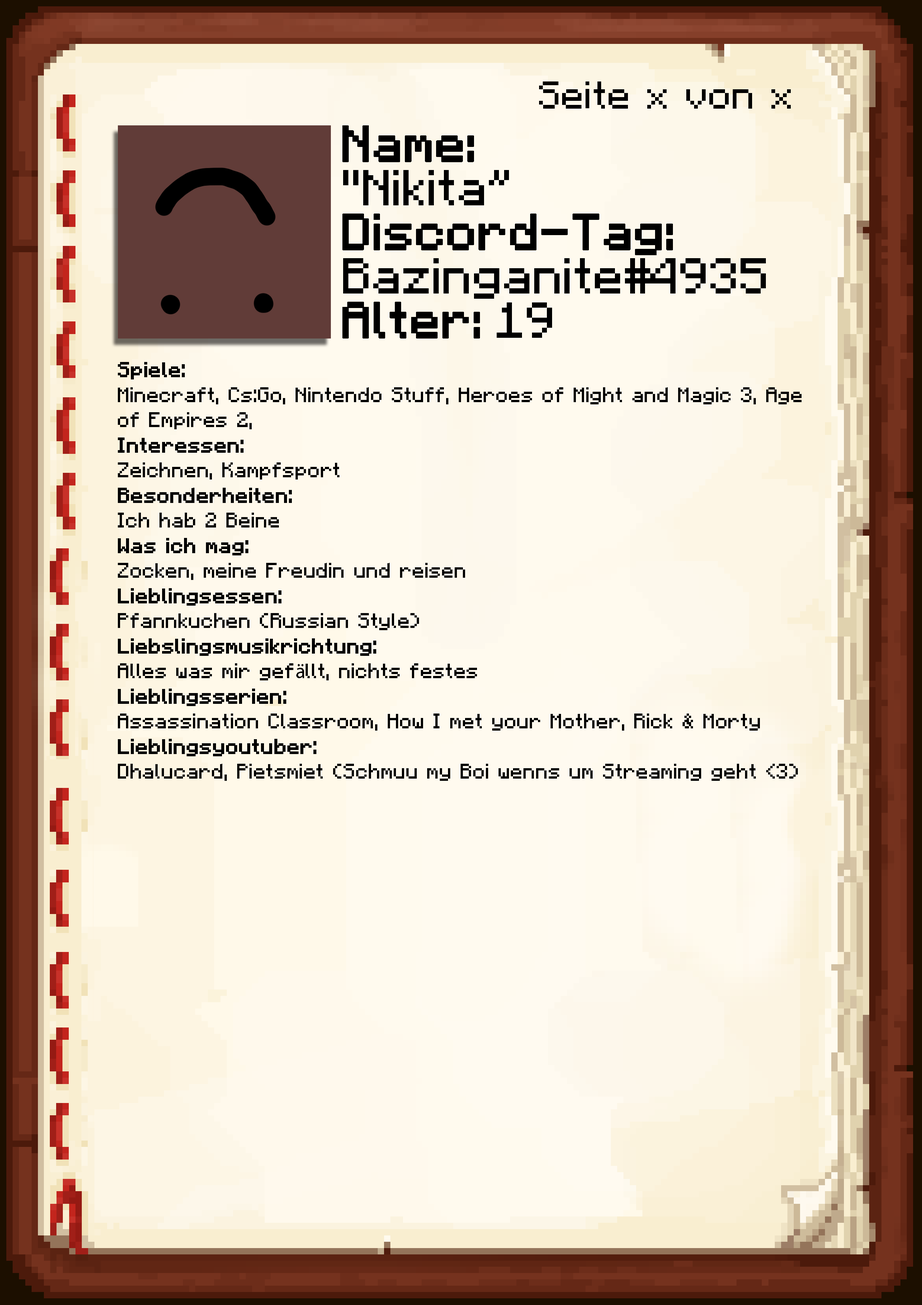
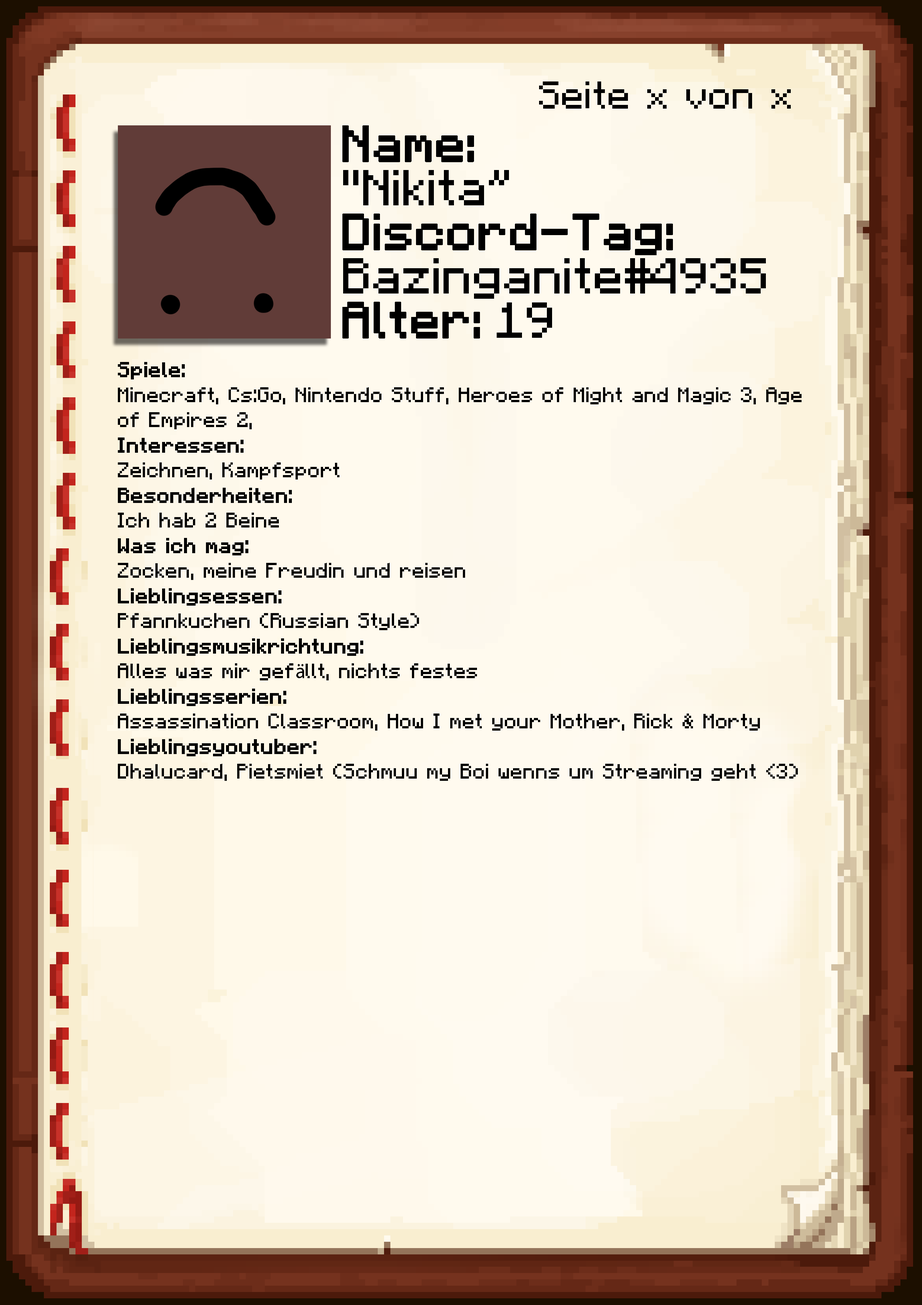
Revision of a layered w=922, h=1305 image; what changed, layer by layer:
painted on "Unten" over (162, 638, 377, 656)
